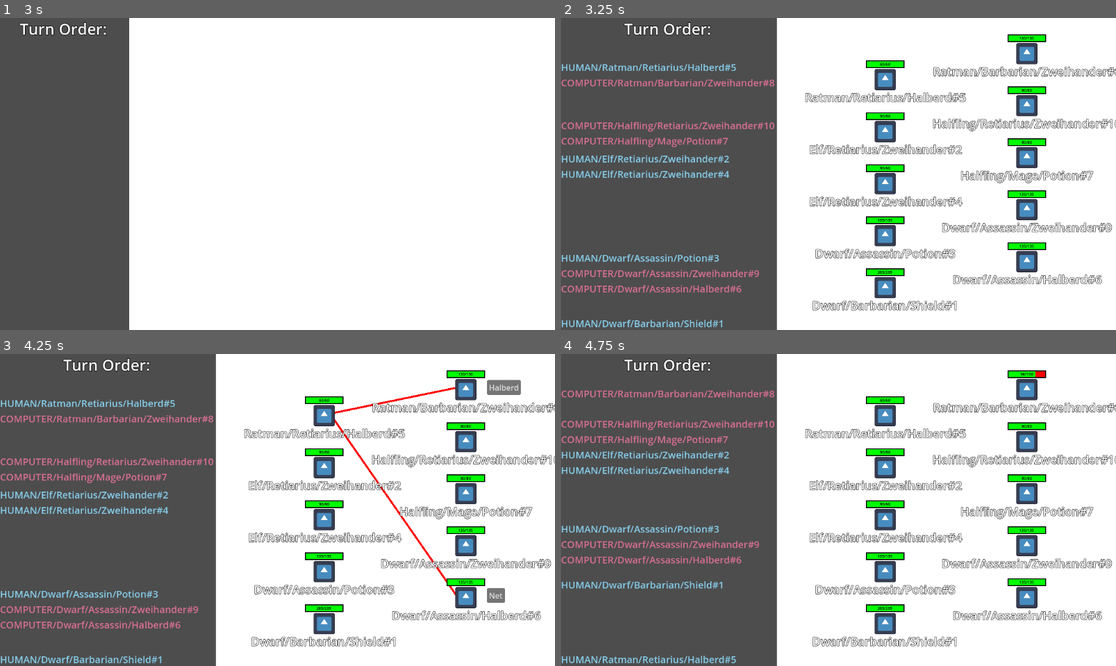
Above: before the commit, frames 1-4 (two rows, left to right).
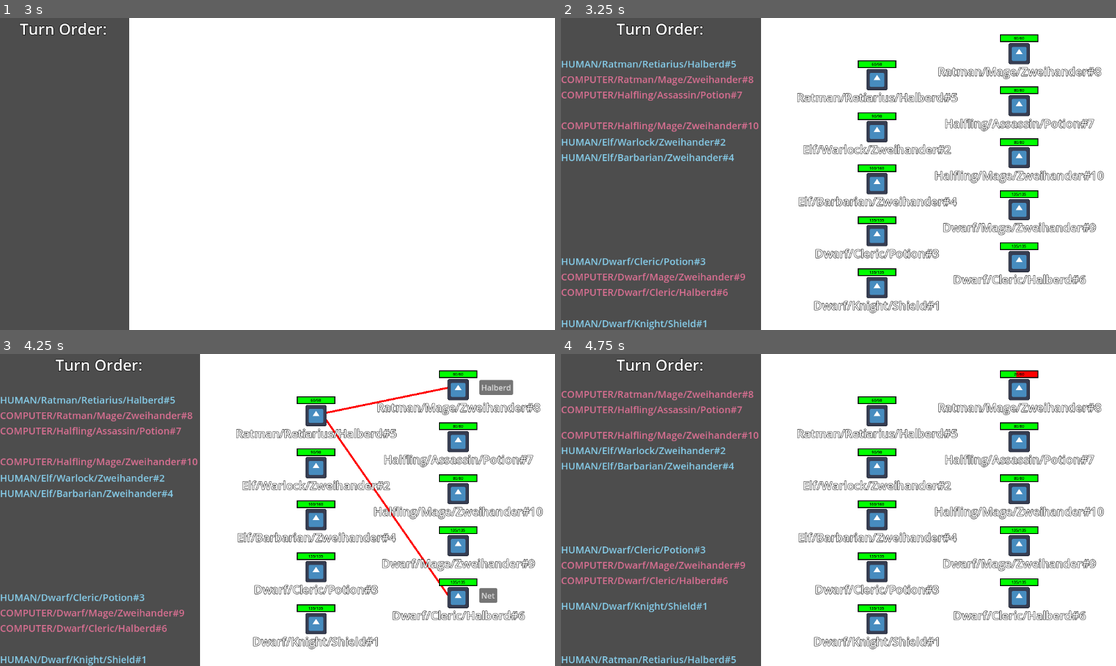
Above: after the commit, the same moments.

Repository: Habidakus/wild-jam-78-erase
Game: Godot game, scene res://Scenes/main.tscn
Two runs of this game, one before a commit and one after it. Both use one fixed random seed, a clock stepped at 60 frames per second and the inputs below. The engine's default icon, where the game draws it, is replaced by a stand-in: a white triangle on a blue panel in a dark square.
Inputs (mouse positions are in pixels of both pictures, inside the frame that each line leads up to):
- Up to frame 1 (3 s): tap Enter at 0.5, 2, 2.75 s; move the mouse to (399, 158) at 0.52 s; click (399, 158) at 0.67 s; click "Play" at 1.25 s; move the mouse to (166, 189) at 2.02 s; click (166, 189) at 2.17 s; move the mouse to (333, 105) at 2.77 s; click (333, 105) at 2.92 s
- Up to frame 2 (3.25 s): no input
- Up to frame 3 (4.25 s): tap Space at 3.5 s; move the mouse to (249, 572) at 3.52 s; click (249, 572) at 3.67 s
- Up to frame 4 (4.75 s): click "Halberd" at 4.25 s

Frame 1 is identical in both runs. In frame 2, 18% of the frame differs, in the area x 0-100%, y 0-100%; in frame 3, 19%; in frame 4, 18%.

Commit message:
Mods can have multiple attacks, cooldowns exist, added tooltips

Diff:
--- a/Scripts/attack_stats.gd
+++ b/Scripts/attack_stats.gd
@@ -1,6 +1,7 @@
 class_name AttackStats extends RefCounted
 
 var damage : float = 30
+var cooldown : int = 0
 var stun : float = 0
 var tiring : float = 1
 var bleed_ticks : int = 0
@@ -45,6 +46,10 @@
 
 func set_stun(_stun : float) -> AttackStats:
 	stun = _stun
+	return self
+
+func has_cooldown(_cooldown : int) -> AttackStats:
+	cooldown = _cooldown
 	return self
 
 static var s_default_attack : AttackStats = null
@@ -117,8 +122,33 @@
 			return UnitStats.to_array(UnitStats.select_lowest(targets, func(a : UnitStats) : return 0.0 - a.current_health))
 	return []
 
+func generate_tooltip() -> String:
+	var ret_val : String = str(round((1.0 - stun) * damage * 10) / 10)
+	if acts_on_allies:
+		ret_val += " Healing"
+	elif armor_piercing:
+		ret_val += " Armor Piercing"
+	elif stun > 0:
+		ret_val += " Stunning"
+	elif bleed_ticks > 0:
+		ret_val += " Bleed"
+	else:
+		ret_val += " Damage"
+	if cooldown > 0:
+		ret_val += ", cooldown"
+	if tiring > 0:
+		ret_val += ", tiring"
+	if speed_multiple > 1:
+		ret_val += ", slow"
+	elif speed_multiple < 1:
+		ret_val += ", quick"
+
+	return ret_val
+
 func get_moves(actor : UnitStats, units : Array[UnitStats]) -> Array[MMCAction]:
 	var ret_val : Array[MMCAction]
+	if actor.cooldown > 0 && cooldown > 0:
+		return ret_val
 	var target_side : UnitStats.Side = actor.side if acts_on_allies else UnitStats.get_other_side(actor.side)
 	var potential_targets : Array[UnitStats] = units.filter(func(a : UnitStats) : return a.side == target_side && a.is_alive())
 	if acts_on_allies && damage > 0 && !potential_targets.is_empty():
@@ -154,6 +184,11 @@
 		if new_bleed_ticks:
 			target.bleeding_ticks = bleed_ticks
 
+	if actor.cooldown > 0:
+		actor.cooldown -= 1
+	if cooldown > 0:
+		actor.cooldown += cooldown
+
 	if actor.bleeding_ticks > 0:
 		actor.current_health -= (actor.max_health / 10.0)
 		actor.bleeding_ticks -= 1
--- a/Scripts/game.gd
+++ b/Scripts/game.gd
@@ -287,6 +287,8 @@
 					#fileAccess.close()
 					#print("Wrote to " + fileAccess.get_path_absolute())
 					#pass
+		if best_action == null:
+			best_action = calc.get_best_action(game_state, depth) as EAction
 		game_state = best_action.resulting_state
 		update_trip_sheet()
 		update_battle_space()
--- a/Scripts/unit_graphics.gd
+++ b/Scripts/unit_graphics.gd
@@ -71,13 +71,15 @@
 	action_buttons.clear()
 	queue_redraw()
 
-func create_button(pos : Vector2, text : String, hover_callback : Callable, click_callback : Callable) -> Button:
+func create_button(pos : Vector2, attack : AttackStats, hover_callback : Callable, click_callback : Callable) -> Button:
 	var new_button : Button = Button.new()
 	new_button.position = pos
-	new_button.text = text
+	new_button.text = attack.attack_name
 	new_button.mouse_entered.connect(hover_callback.bind(true))
 	new_button.mouse_exited.connect(hover_callback.bind(false))
 	new_button.pressed.connect(click_callback)
+	new_button.tooltip_text = attack.generate_tooltip()
+	# TODO: Consult _make_custom_tooltip to see if we can make this look better
 	add_child(new_button)
 	return new_button
 
@@ -92,9 +94,9 @@
 			count += 1
 
 		var pos : Vector2 = base_pos + Vector2(0, calculate_offset(count, action_buttons.size() + 1, half_unit_graphic_height))
-		action_buttons.append(create_button(pos, attack.attack_name, hover_callback, click_callback))
+		action_buttons.append(create_button(pos, attack, hover_callback, click_callback))
 	else:
-		action_buttons.append(create_button(base_pos, attack.attack_name, hover_callback, click_callback))
+		action_buttons.append(create_button(base_pos, attack, hover_callback, click_callback))
 
 var attack_buttons : Array
 func activate_attack_button(hover_callback : Callable, click_callback : Callable, attack : AttackStats) -> void:
@@ -107,6 +109,6 @@
 			count += 1
 
 		var pos : Vector2 = base_pos + Vector2(0, calculate_offset(count, attack_buttons.size() + 1, half_unit_graphic_height))
-		attack_buttons.append(create_button(pos, attack.attack_name, hover_callback, click_callback))
+		attack_buttons.append(create_button(pos, attack, hover_callback, click_callback))
 	else:
-		attack_buttons.append(create_button(base_pos, attack.attack_name, hover_callback, click_callback))
+		attack_buttons.append(create_button(base_pos, attack, hover_callback, click_callback))
--- a/Scripts/unit_mod.gd
+++ b/Scripts/unit_mod.gd
@@ -4,7 +4,7 @@
 var elo_name : String = "?"
 var extra_armor : float = 0
 var extra_slowness : float = 0
-var attack : AttackStats = null
+var attacks : Array[AttackStats]
 
 static func create(mod_name : String) -> UnitMod:
 	var ret_val : UnitMod = UnitMod.new()
@@ -23,9 +23,8 @@
 	extra_slowness += amount
 	return self
 
-func set_attack(_attack : AttackStats) -> UnitMod:
-	assert(attack == null)
-	attack = _attack
+func set_attack(attack : AttackStats) -> UnitMod:
+	attacks.append(attack)
 	return self
 
 static var s_sling_attack : AttackStats = AttackStats.create("Sling", AttackStats.AttackTarget.ANY).adjust_damage(0.8)
@@ -59,20 +58,21 @@
 static var s_attack_backstab : AttackStats = AttackStats.create("Dagger", AttackStats.AttackTarget.MOST_VULNERABLE).adjust_speed(0.9).adjust_damage(0.9)
 static var s_attack_magic_missile : AttackStats = AttackStats.create("Zzzap", AttackStats.AttackTarget.ANY).adjust_damage(0.935).adjust_speed(0.95)
 static var s_attack_smash : AttackStats = AttackStats.create("Smash", AttackStats.AttackTarget.FARTHEST_FROM_DEATH).adjust_damage(1.55).adjust_speed(1.25)
-static var s_attack_heal : AttackStats = AttackStats.create("Heal", AttackStats.AttackTarget.CLOSEST_TO_DEATH).adjust_damage(1.25).set_on_allies().tires(1.1)
+static var s_attack_heal : AttackStats = AttackStats.create("Heal", AttackStats.AttackTarget.CLOSEST_TO_DEATH).adjust_damage(1.25).set_on_allies().has_cooldown(1)
 static var s_attack_net : AttackStats = AttackStats.create("Net", AttackStats.AttackTarget.REAR_MOST).set_stun(0.95).adjust_damage(1)
-static var s_attack_blood_curse : AttackStats = AttackStats.create("Blood Curse", AttackStats.AttackTarget.FRONT_MOST).set_bleed(5)
+static var s_attack_blood_curse : AttackStats = AttackStats.create("Blood Curse", AttackStats.AttackTarget.FARTHEST_FROM_DEATH).set_bleed(5)
+static var s_attack_mace : AttackStats = AttackStats.create("Mace", AttackStats.AttackTarget.FRONT_MOST).adjust_damage(1.25).adjust_speed(1.15)
 
 static var s_occupation_knight : UnitMod = create("Knight").set_attack(s_attack_longsword).add_armor(7.5).add_slowness(1)
 static var s_occupation_assassin : UnitMod = create("Assassin").set_attack(s_attack_backstab).add_slowness(-1)
 static var s_occupation_mage : UnitMod = create("Mage").set_attack(s_attack_magic_missile)
 static var s_occupation_barbarian : UnitMod = create("Barbarian").set_attack(s_attack_smash).add_health(70)
-static var s_occupation_cleric : UnitMod = create("Cleric").set_attack(s_attack_heal).add_armor(5)
+static var s_occupation_cleric : UnitMod = create("Cleric").set_attack(s_attack_heal).add_armor(5).set_attack(s_attack_mace)
 static var s_occupation_retiarius : UnitMod = create("Retiarius").set_attack(s_attack_net)
 static var s_occupation_warlock : UnitMod = create("Warlock").set_attack(s_attack_blood_curse)
 
 static func pick_random_occupation(rnd : RandomNumberGenerator) -> UnitMod:
-	match rnd.randi_range(0, 5):
+	match rnd.randi_range(0, 6):
 		0: # Knight
 			return s_occupation_knight
 		1: # Assassin
@@ -85,12 +85,12 @@
 			return s_occupation_retiarius
 		5:
 			return s_occupation_warlock
-		#6: # CAN'T ADD CLERIC UNTIL THEY GET A DEFAULT ATTACK
-		#	return s_occupation_cleric
+		6: # CAN'T ADD CLERIC UNTIL THEY GET A DEFAULT ATTACK
+			return s_occupation_cleric
 	assert(false)
 	return null
 
-static var s_attack_potion : AttackStats = AttackStats.create("Potion", AttackStats.AttackTarget.SELF).adjust_damage(2.5).set_on_allies().tires(1.2)
+static var s_attack_potion : AttackStats = AttackStats.create("Potion", AttackStats.AttackTarget.SELF).adjust_damage(2.5).set_on_allies().tires(1.2).has_cooldown(1)
 static var s_attack_halberd : AttackStats = AttackStats.create("Halberd", AttackStats.AttackTarget.FRONT_MOST).set_armor_piercing().adjust_damage(1.15).adjust_speed(1.25)
 static var s_attack_zweihander : AttackStats = AttackStats.create("Zweihander", AttackStats.AttackTarget.FRONT_MOST).adjust_damage(2).adjust_speed(2.2).tires(1.085)
 static var s_attack_shield : AttackStats = AttackStats.create("Shield Bash", AttackStats.AttackTarget.FRONT_MOST).adjust_damage(0.35).set_stun(0.5)
--- a/Scripts/unit_stats.gd
+++ b/Scripts/unit_stats.gd
@@ -7,6 +7,7 @@
 var armor : float = 0
 var current_health : float
 var tired : float = 1
+var cooldown : int = 0
 var attacks : Array[AttackStats]
 var slowness : float
 var next_attack : float
@@ -153,6 +154,7 @@
 	ret_val.unit_name = unit_name
 	ret_val.side = side
 	ret_val.tired = tired
+	ret_val.cooldown = cooldown
 	return ret_val
 
 func get_health_desc() -> String:
@@ -185,16 +187,15 @@
 	armor = _species.extra_armor + _occupation.extra_armor + _equipment.extra_armor
 	slowness = 10 + _species.extra_slowness + _occupation.extra_slowness + _equipment.extra_slowness
 	next_attack = slowness + noise.randf_range(0, 0.01)
-	add_attack(_species.attack)
-	add_attack(_occupation.attack)
-	add_attack(_equipment.attack)
+	add_attacks(_species.attacks)
+	add_attacks(_occupation.attacks)
+	add_attacks(_equipment.attacks)
 	elo.append(_species.elo_name)
 	elo.append(_occupation.elo_name)
 	elo.append(_equipment.elo_name)
 
-func add_attack(attack : AttackStats) -> void:
-	if attack != null:
-		attacks.append(attack)
+func add_attacks(_attacks : Array[AttackStats]) -> void:
+	attacks.append_array(_attacks)
 
 func init_old(_unit_name : String, health : float, _armor : float, _slowness : float, _side : UnitStats.Side) -> void:
 	id = next_id
